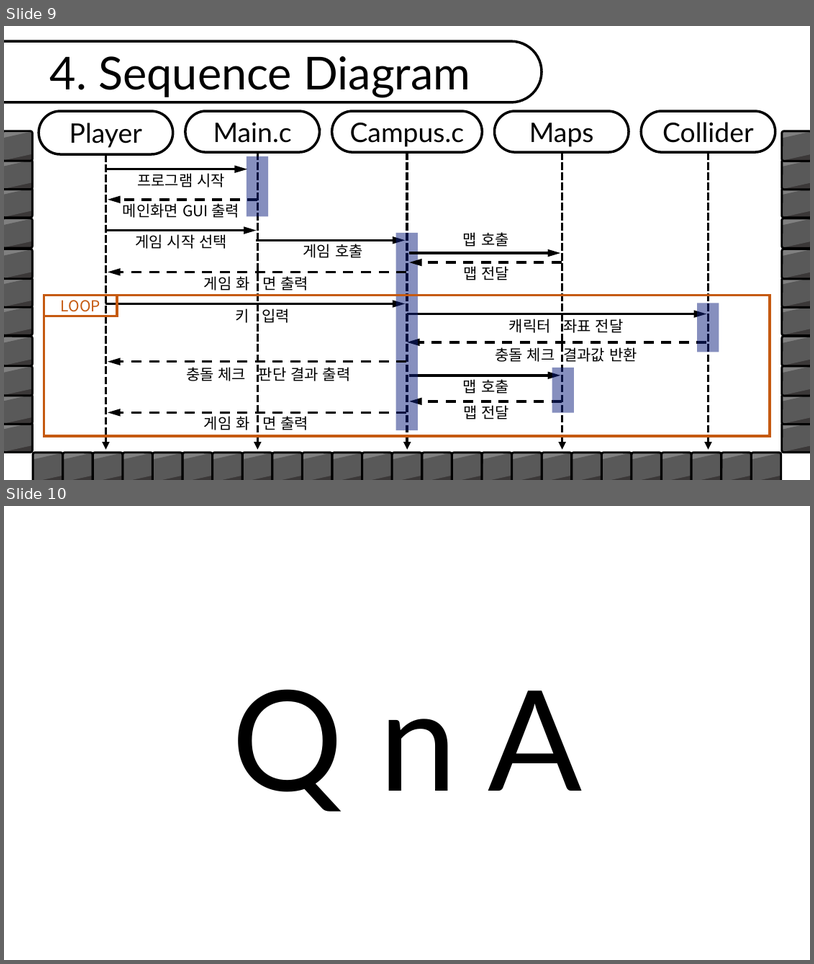
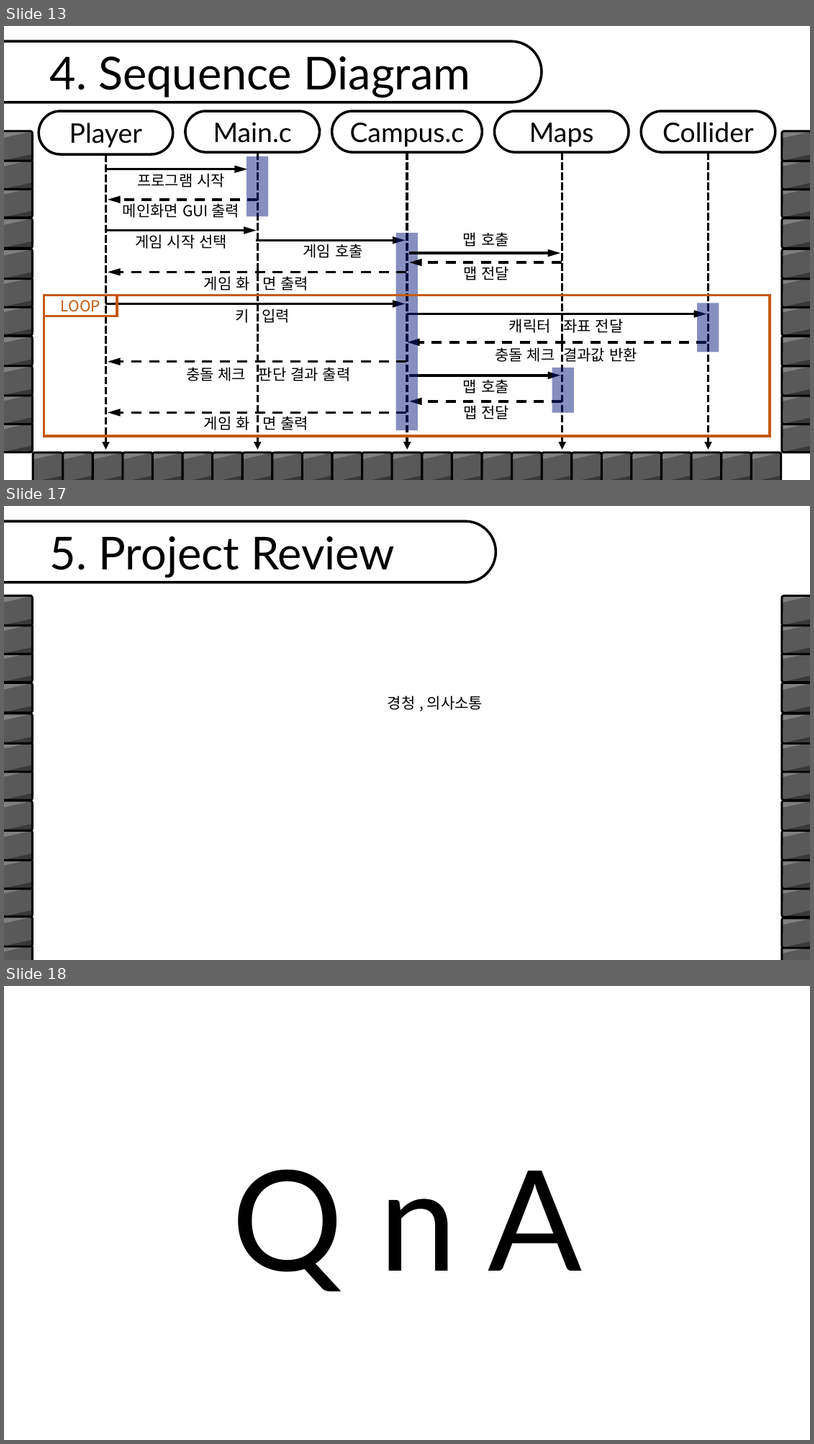
Before and after one commit to simplex3510/Game_Major_1Grade_teamProject, a slide deck: Take Me Campus/Design/팀 프로젝트_202010961_이윤석.pptx. Shown one above the other, each under a label of ours: slides 9 and 10 before the commit, slides 13, 17 and 18 after it; the slides between them are not shown. The pictures are 814x964 and 814x1444 pixels, drawn with LibreOffice and Linux fonts; fonts in the diff are those of the drawing; background and template pictures are left out. Boxes give left, top, right and bottom in pixels: in the first picture for what was removed or moved away, otherwise in the second. Text is boxed around its words. In the diff, an @@ line names an element or a change of style, - is before the commit and + after.

```diff
--- a/Take Me Campus/Design/팀 프로젝트_202010961_이윤석.pptx
+++ b/Take Me Campus/Design/팀 프로젝트_202010961_이윤석.pptx
@@ slide 17 added at [4, 506, 810, 960], background picture (left out) @@
@@ rounded rectangle added at [4, 521, 496, 582], fill #FFFFFF, outline #000000 3 pt @@
@@ text added at [50, 536, 395, 578], 54 pt, text #000000 @@
+5. Project Review
@@ text added at [388, 695, 483, 710], 18 pt, text #000000 @@
+경청 , 의사소통
@@ group added at [4, 595, 810, 960]: 76 freeform shapes, 26 rounded rectangles @@
@@ what was slide 9 is now slide 13 @@
@@ what was slide 10 is now slide 18 @@
```
Also in this commit, not shown: 3 slides changed, 7 other slides added, 6 other files.
